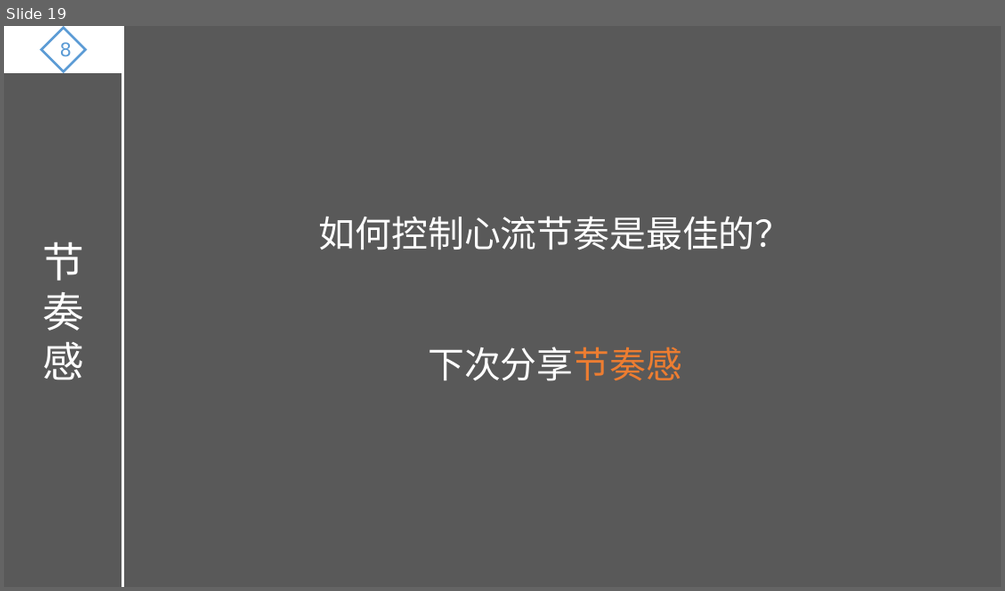
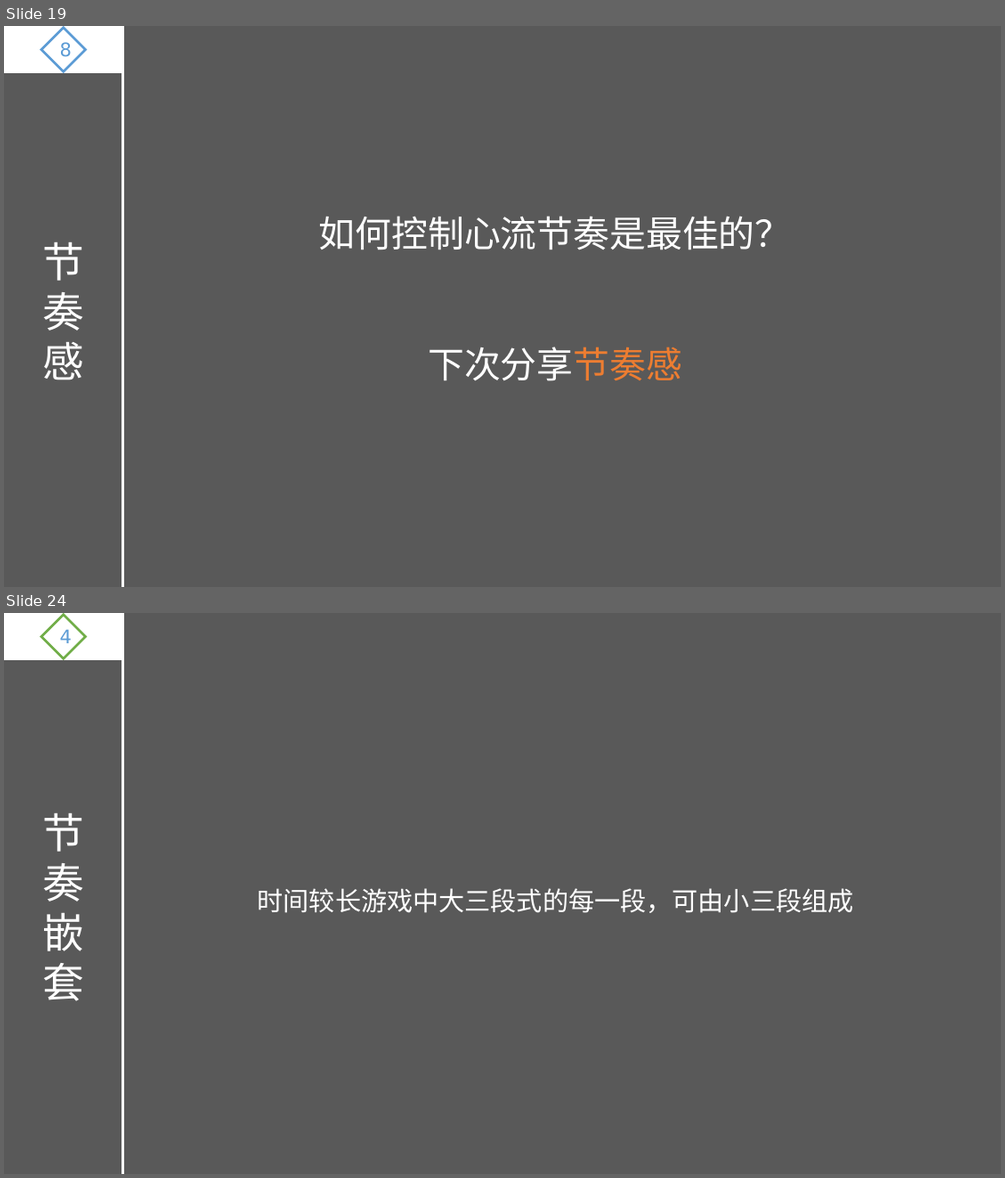
Before and after one commit to ThreePeopleGame/Death, a slide deck: Share/游戏设计理论.pptx. Shown one above the other, each under a label of ours: slide 19 before the commit, slides 19 and 24 after it; the slides between them are not shown. The pictures are 1005x591 and 1005x1178 pixels, drawn with LibreOffice and Linux fonts; fonts in the diff are those of the drawing. Boxes give left, top, right and bottom in pixels: in the first picture for what was removed or moved away, otherwise in the second. Text is boxed around its words. In the diff, an @@ line names an element or a change of style, - is before the commit and + after.

Commit message:
节奏感
节奏感

```diff
--- a/Share/游戏设计理论.pptx
+++ b/Share/游戏设计理论.pptx
@@ slide 24 added at [4, 613, 1001, 1174], background #595959 @@
@@ rectangle added at [4, 613, 123, 660], fill #FFFFFF, outline #FFFFFF 1.5 pt @@
@@ diamond added at [41, 615, 86, 658], outline #70AD47 2.25 pt, 18 pt, text #5B9BD5 @@
+4
@@ line added from (123, 613) to (123, 1174), #FFFFFF 2.25 pt @@
@@ text added at [42, 813, 84, 1001], 40 pt, text #FFFFFF @@
+节奏嵌套
@@ text added at [258, 888, 854, 913], 25 pt, text #FFFFFF @@
+时间较长游戏中大三段式的每一段，可由小三段组成
```
Also in this commit, not shown: 5 other slides added.
